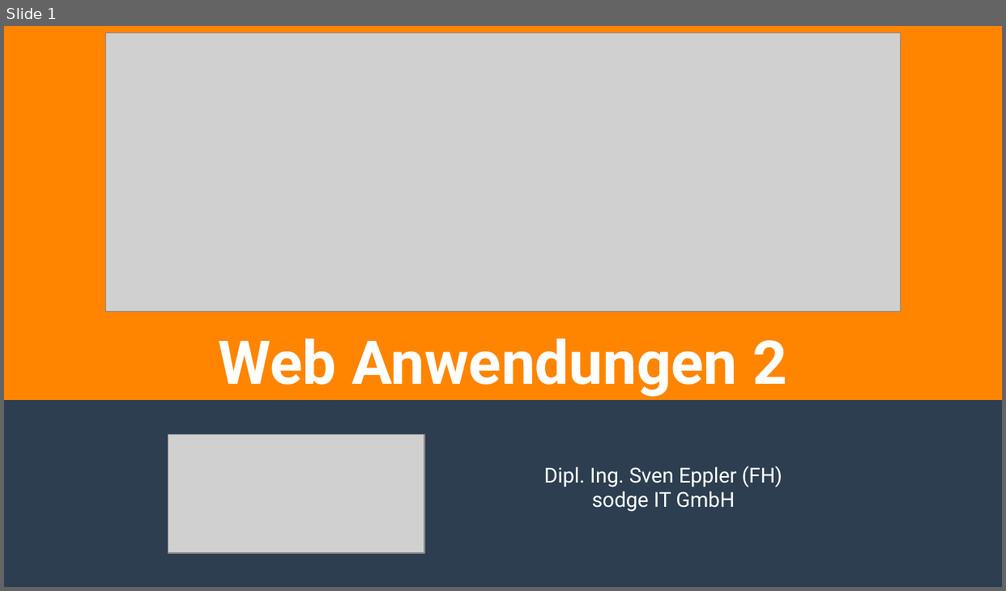
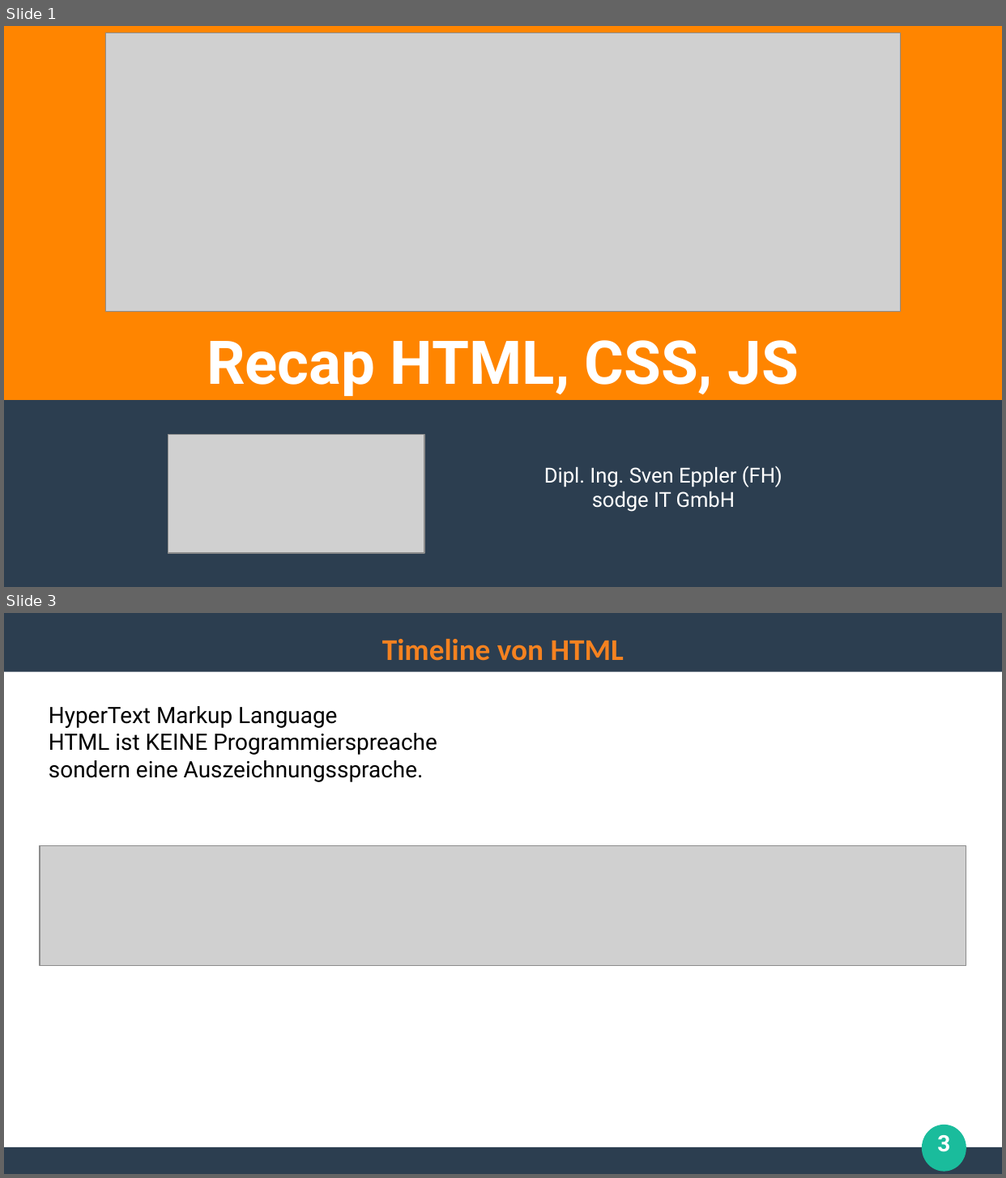
Before and after one commit to ghandmann/HS-AlbSig-WebAnwendungen2, a slide deck: Kapitel/01_Recap_HTML_CSS_JS.odp. Shown one above the other, each under a label of ours: slide 1 before the commit, slides 1 and 3 after it; the slides between them are not shown. The pictures are 1006x591 and 1006x1178 pixels, drawn with LibreOffice and Linux fonts; fonts in the diff are those of the drawing; grey boxes stand for pictures. Boxes give left, top, right and bottom in pixels: in the first picture for what was removed or moved away, otherwise in the second. Text is boxed around its words. In the diff, an @@ line names an element or a change of style, - is before the commit and + after.

```diff
--- a/Kapitel/01_Recap_HTML_CSS_JS.odp
+++ b/Kapitel/01_Recap_HTML_CSS_JS.odp
@@ slide 3 added at (x1=4, y1=613, x2=1002, y2=1174), background #FFFFFF @@
@@ rectangle added at (x1=4, y1=613, x2=1002, y2=672), fill #2C3E50 @@
@@ title added at (x1=382, y1=639, x2=624, y2=661), 24 pt, text #F58220, bold @@
+Timeline von HTML
@@ text added at (x1=49, y1=706, x2=437, y2=782), 18 pt, text #000000 @@
+HyperText Markup Language
+HTML ist KEINE Programmierspreache
+sondern eine Auszeichnungssprache.
@@ picture added at (x1=40, y1=845, x2=966, y2=965) @@
@@ ellipse added at (x1=923, y1=1125, x2=966, y2=1172), fill #1ABC9C @@
@@ page number added at (x1=937, y1=1135, x2=950, y2=1152), 18 pt, text #FFFFFF, bold @@
+3
@@ rectangle added at (x1=4, y1=1148, x2=1002, y2=1174), fill #2C3E50 @@
@@ slide 1 changed as well @@
@@ title at (x1=206, y1=340, x2=799, y2=396): text changed @@
-Web Anwendungen 2
+Recap HTML, CSS, JS
```
Also in this commit, not shown: 23 other slides added, 2 slides removed, 7 other files.
